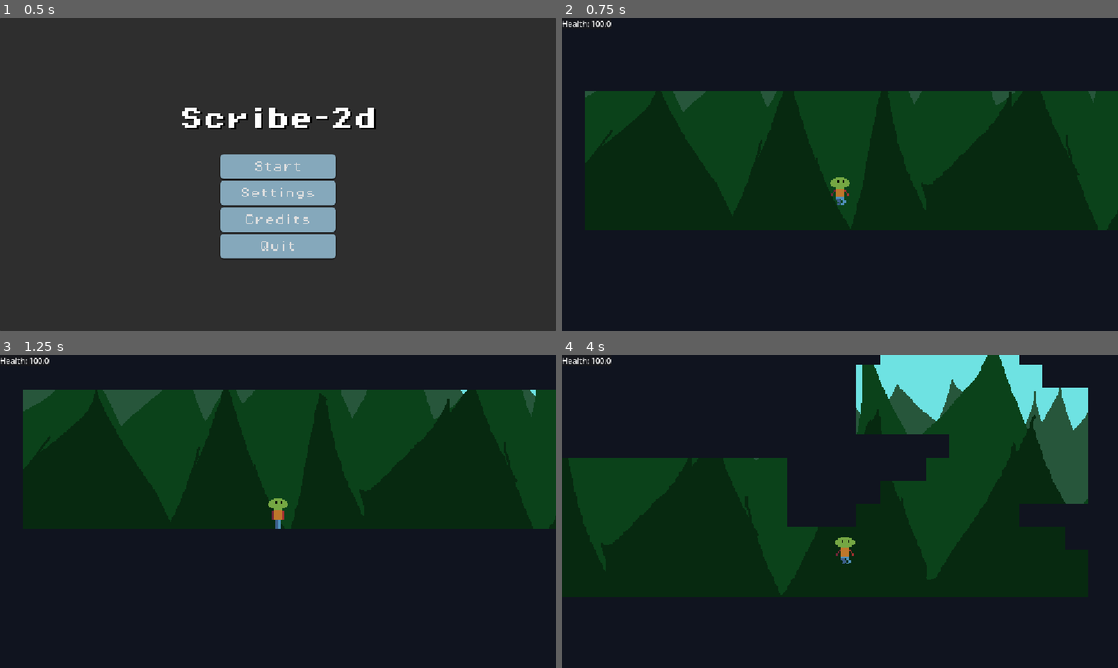
Above: before the commit, frames 1-4 (two rows, left to right).
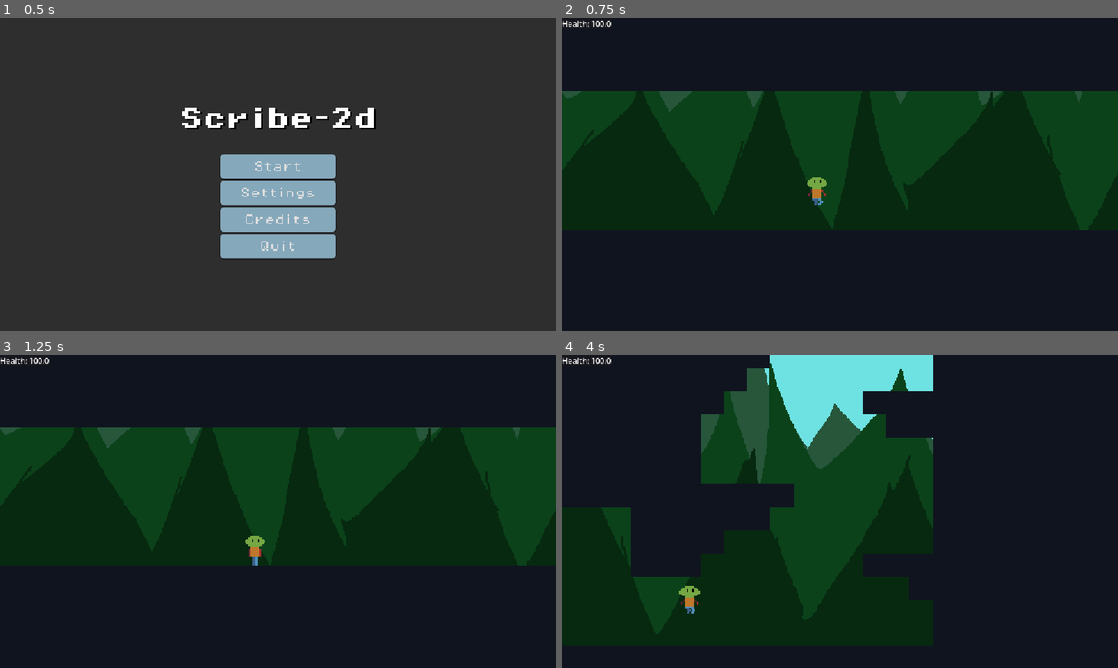
Above: after the commit, the same moments.

Repository: Sanved001/scribe-2d
Game: Godot game, scene res://scenes/boot.tscn
Two runs of this game, one before a commit and one after it. Both use one fixed random seed, a clock stepped at 60 frames per second and the inputs below.
Inputs (mouse positions are in pixels of both pictures, inside the frame that each line leads up to):
- Up to frame 1 (0.5 s): no input
- Up to frame 2 (0.75 s): click "Start" at 0.5 s
- Up to frame 3 (1.25 s): no input
- Up to frame 4 (4 s): move the mouse to (962, 495) at 1.27 s; hold D (right) 1.28-2.78 s; click (962, 495) at 1.35 s; tap Space (jump) at 1.52, 2.27, 3.77 s; move the mouse to (728, 527) at 2.02 s; tap Shift (dash) at 2.1 s; move the mouse to (895, 442) at 2.77 s; hold A (left) 2.78-3.53 s; tap F (interact) at 2.85 s; move the mouse to (812, 574) at 3.52 s; hold D (right) from 3.53 s (still down); tap V (shift_plane) at 3.6 s

Frame 1 is identical in both runs. In frame 2, 11% of the frame differs, in the area x 0-100%, y 23-68%; in frame 3, 21%; in frame 4, 36%, in the area x 1-95%, y 0-90%.

Commit message:
Progress Towards Player Camera Imporvemnt and pressure plate changes
Added Camera Limit Zones
Added New Signals to SignalBus
Added two functions to modify camera limits in player_camera.gd
Changed pressure plates signals from area entered/exited to body exited/entered

Diff:
--- a/scenes/Levels/real_test_level.tscn
+++ b/scenes/Levels/real_test_level.tscn
@@ -6,6 +6,7 @@
 [ext_resource type="Script" uid="uid://crw7v3ob1f5ry" path="res://scenes/movable_objects/doors/moving_door.gd" id="4_1b2e8"]
 [ext_resource type="Texture2D" uid="uid://ctj1ekg0rfofq" path="res://assets/sprites/moving doors/placeholders/NinePatchRect.png" id="5_5gr7r"]
 [ext_resource type="PackedScene" uid="uid://bso7fnv0u0s2i" path="res://scenes/puzzles/pressure_plate.tscn" id="5_jmfik"]
+[ext_resource type="Script" uid="uid://dkrmtmb34eu3f" path="res://scenes/functions/camera_limit_zone.gd" id="7_5gr7r"]
 
 [sub_resource type="TileSetAtlasSource" id="TileSetAtlasSource_tw8nm"]
 texture = ExtResource("1_fdfc6")
@@ -120,6 +121,21 @@
 &"open": SubResource("Animation_y27tr")
 }
 
+[sub_resource type="RectangleShape2D" id="RectangleShape2D_5gr7r"]
+size = Vector2(576, 224)
+
+[sub_resource type="RectangleShape2D" id="RectangleShape2D_ufmjp"]
+size = Vector2(217, 467)
+
+[sub_resource type="RectangleShape2D" id="RectangleShape2D_nxm2v"]
+size = Vector2(416, 162)
+
+[sub_resource type="RectangleShape2D" id="RectangleShape2D_pmiui"]
+size = Vector2(224, 74)
+
+[sub_resource type="RectangleShape2D" id="RectangleShape2D_uya5r"]
+size = Vector2(1007, 176)
+
 [node name="RealTestLevel" type="Node2D" unique_id=395883603]
 script = ExtResource("1_oldkd")
 
@@ -159,3 +175,56 @@
 
 [node name="AnimationPlayer" type="AnimationPlayer" parent="Moving Door" unique_id=485647186]
 libraries/ = SubResource("AnimationLibrary_3ewro")
+
+[node name="CameraLimitZones" type="Node2D" parent="." unique_id=887947217]
+
+[node name="CameraLimitZone" type="Area2D" parent="CameraLimitZones" unique_id=678906121]
+position = Vector2(976, -325)
+script = ExtResource("7_5gr7r")
+
+[node name="CameraLimitZoneCollider" type="CollisionShape2D" parent="CameraLimitZones/CameraLimitZone" unique_id=569729685]
+position = Vector2(32, -27)
+shape = SubResource("RectangleShape2D_5gr7r")
+
+[node name="CameraLimitZone2" type="Area2D" parent="CameraLimitZones" unique_id=739440293]
+position = Vector2(360, -139)
+script = ExtResource("7_5gr7r")
+
+[node name="CameraLimitZoneCollider" type="CollisionShape2D" parent="CameraLimitZones/CameraLimitZone2" unique_id=1023490614]
+position = Vector2(10.5, -31.5)
+shape = SubResource("RectangleShape2D_ufmjp")
+
+[node name="CameraLimitZone3" type="Area2D" parent="CameraLimitZones" unique_id=1039607566]
+position = Vector2(47, -18)
+script = ExtResource("7_5gr7r")
+
+[node name="CameraLimitZoneCollider" type="CollisionShape2D" parent="CameraLimitZones/CameraLimitZone3" unique_id=1323445476]
+position = Vector2(-15, 1)
+shape = SubResource("RectangleShape2D_nxm2v")
+
+[node name="CameraLimitZone4" type="Area2D" parent="CameraLimitZones" unique_id=1541223548]
+position = Vector2(590, -314)
+script = ExtResource("7_5gr7r")
+
+[node name="CameraLimitZoneCollider" type="CollisionShape2D" parent="CameraLimitZones/CameraLimitZone4" unique_id=963119758]
+position = Vector2(10, 0)
+shape = SubResource("RectangleShape2D_pmiui")
+
+[node name="CameraLimitZone5" type="Area2D" parent="CameraLimitZones" unique_id=1477641328]
+position = Vector2(-210, -297)
+script = ExtResource("7_5gr7r")
+
+[node name="CameraLimitZoneCollider" type="CollisionShape2D" parent="CameraLimitZones/CameraLimitZone5" unique_id=2024932311]
+position = Vector2(-39, 1)
+shape = SubResource("RectangleShape2D_uya5r")
+
+[connection signal="body_entered" from="CameraLimitZones/CameraLimitZone" to="CameraLimitZones/CameraLimitZone" method="_on_body_entered"]
+[connection signal="body_exited" from="CameraLimitZones/CameraLimitZone" to="CameraLimitZones/CameraLimitZone" method="_on_body_exited"]
+[connection signal="body_entered" from="CameraLimitZones/CameraLimitZone2" to="CameraLimitZones/CameraLimitZone2" method="_on_body_entered"]
+[connection signal="body_exited" from="CameraLimitZones/CameraLimitZone2" to="CameraLimitZones/CameraLimitZone2" method="_on_body_exited"]
+[connection signal="body_entered" from="CameraLimitZones/CameraLimitZone3" to="CameraLimitZones/CameraLimitZone3" method="_on_body_entered"]
+[connection signal="body_exited" from="CameraLimitZones/CameraLimitZone3" to="CameraLimitZones/CameraLimitZone3" method="_on_body_exited"]
+[connection signal="body_entered" from="CameraLimitZones/CameraLimitZone4" to="CameraLimitZones/CameraLimitZone4" method="_on_body_entered"]
+[connection signal="body_exited" from="CameraLimitZones/CameraLimitZone4" to="CameraLimitZones/CameraLimitZone4" method="_on_body_exited"]
+[connection signal="body_entered" from="CameraLimitZones/CameraLimitZone5" to="CameraLimitZones/CameraLimitZone5" method="_on_body_entered"]
+[connection signal="body_exited" from="CameraLimitZones/CameraLimitZone5" to="CameraLimitZones/CameraLimitZone5" method="_on_body_exited"]
--- /dev/null
+++ b/scenes/functions/camera_limit_zone.gd
@@ -0,0 +1,35 @@
+extends Area2D
+@onready var camera_limit_zone_collider: CollisionShape2D = $CameraLimitZoneCollider
+
+
+# Called when the node enters the scene tree for the first time.
+func _ready() -> void:
+	pass # Replace with function body.
+
+
+# Called every frame. 'delta' is the elapsed time since the previous frame.
+func _process(delta: float) -> void:
+	pass
+
+
+
+func _on_body_entered(body: Node2D) -> void:
+	if body.is_in_group("player"):
+		var zone_shape: RectangleShape2D = camera_limit_zone_collider.shape as RectangleShape2D
+		if zone_shape:
+			var zone_center = camera_limit_zone_collider.global_position
+			var half_size = zone_shape.size * 0.5
+
+			var zone_rect = Rect2i(
+				int(zone_center.x - half_size.x),\
+				int(zone_center.y - half_size.y),\
+				int(zone_shape.size.x),
+				int(zone_shape.size.y)
+			)
+
+			SignalBus.Set_Camera_Limit.emit(zone_rect)
+
+
+func _on_body_exited(body: Node2D) -> void:
+	pass
+	#SignalBus.Reset_Camera_Limit.emit(true)
--- /dev/null
+++ b/scenes/functions/camera_limit_zone.tscn
@@ -0,0 +1,14 @@
+[gd_scene format=3 uid="uid://du1ky7lgpu46"]
+
+[ext_resource type="Script" uid="uid://dkrmtmb34eu3f" path="res://scenes/functions/camera_limit_zone.gd" id="1_4vbie"]
+
+[sub_resource type="RectangleShape2D" id="RectangleShape2D_7b57l"]
+
+[node name="CameraLimitZone" type="Area2D" unique_id=678906121]
+script = ExtResource("1_4vbie")
+
+[node name="CameraLimitZoneCollider" type="CollisionShape2D" parent="." unique_id=569729685]
+shape = SubResource("RectangleShape2D_7b57l")
+
+[connection signal="body_entered" from="." to="." method="_on_body_entered"]
+[connection signal="body_exited" from="." to="." method="_on_body_exited"]
--- a/scenes/puzzles/pressure_plate.tscn
+++ b/scenes/puzzles/pressure_plate.tscn
@@ -79,5 +79,5 @@
 libraries/ = SubResource("AnimationLibrary_26py4")
 autoplay = &"not_pressed"
 
-[connection signal="area_entered" from="Area2D" to="." method="_on_area_2d_area_entered"]
-[connection signal="area_exited" from="Area2D" to="." method="_on_area_2d_area_exited"]
+[connection signal="body_entered" from="Area2D" to="." method="_on_area_2d_body_entered"]
+[connection signal="body_exited" from="Area2D" to="." method="_on_area_2d_body_exited"]
--- a/scripts/autoloads/SignalBus.gd
+++ b/scripts/autoloads/SignalBus.gd
@@ -20,6 +20,8 @@
 
 # Camera
 signal Camera_Focus_Target_Add(object:Node2D)
+signal Set_Camera_Limit(zone_rect: Rect2i)
+signal Reset_Camera_Limit(value:bool)
 
 # DEBUG
 signal EnableDebugCrosshair(bool)
--- a/scripts/player_camera.gd
+++ b/scripts/player_camera.gd
@@ -9,28 +9,29 @@
 var max_velocity = Vector2(200, 300)
 var target_offset: Vector2 = Vector2.ZERO
 
+
+
+var starting_limit_left:int
+var starting_limit_right:int
+var starting_limit_top:int
+var starting_limit_bottom:int
 # Called when the node enters the scene tree for the first time.
 func _ready() -> void:
 	#SignalBus.Respawn.connect(Respawn)
+	SignalBus.Set_Camera_Limit.connect(Set_camera_limit)
+	SignalBus.Reset_Camera_Limit.connect(Reset_Camera_Limit)
 
 	if not lookahead_camera_enabled:
 		self.position_smoothing_enabled = false
 
-func _process(delta: float) -> void:
-	#target_offset = Vector2.ZERO
+	starting_limit_left = limit_left
+	starting_limit_right = limit_right
+	starting_limit_top = limit_top
+	starting_limit_bottom = limit_bottom
 
 
-	#if player.velocity.x > 0:
-		#target_offset.x = lookahead_distance_x
-	#elif player.velocity.x < 0:
-		#target_offset.x = -lookahead_distance_x
-#
-	#if player.velocity.y > 0:
-		#target_offset.y = lookahead_distance_y
-	#elif player.velocity.y < 0:
-		#target_offset.y = -lookahead_distance_y
 
-
+func _process(delta: float) -> void:
 
 	var x_ratio = clampf(player.velocity.x / max_velocity.x, -1.0, 1.0)
 	var y_ratio = clampf(player.velocity.y / max_velocity.y, -1.0, 1.0)
@@ -41,10 +42,18 @@
 
 	offset = offset.lerp(target_offset, fps_independent_weight)
 	offset.y = min(offset.y, lookahead_distance_y)
-	#if lookahead_camera_enabled:
-		#offset = offset.lerp(player.velocity, delta * lerp_speed)
-		#offset = offset.clamp(Vector2(-50,-50), Vector2(50,50))
 
-#func Respawn(hard_respawn:bool):
-	#self.global_position = player.global_position
-	#reset_smoothing()
+
+func Set_camera_limit(zone_rect:Rect2i):
+	limit_left = zone_rect.position.x
+	limit_right = zone_rect.end.x
+	limit_top = zone_rect.position.y
+	limit_bottom = zone_rect.end.y
+
+
+func Reset_Camera_Limit(value:bool):
+	if value == true:
+		limit_left = starting_limit_left
+		limit_right = starting_limit_right
+		limit_top = starting_limit_top
+		limit_bottom = starting_limit_bottom
--- a/scripts/puzzles/pressure_plate.gd
+++ b/scripts/puzzles/pressure_plate.gd
@@ -36,16 +36,17 @@
 
 
 
+func _on_area_2d_body_entered(body: Node2D) -> void:
+	if body.is_in_group("player"):
+		if player_press == true:
+			objets_in_area.append(body)
+			Change_Animation()
 
-func _on_area_2d_area_entered(area: Area2D) -> void:
-	if area.is_in_group("player"):
-		if player_press == true:
-			objets_in_area.append(area)
-			Change_Animation()
 	elif entity_press:
-		objets_in_area.append(area)
+		objets_in_area.append(body)
 		Change_Animation()
 
-func _on_area_2d_area_exited(area: Area2D) -> void:
-	objets_in_area.erase(area)
+
+func _on_area_2d_body_exited(body: Node2D) -> void:
+	objets_in_area.erase(body)
 	Change_Animation()
Not shown, changed: Scribe-2d-updates.txt
Not shown, added: scenes/functions/camera_limit_zone.gd.uid
